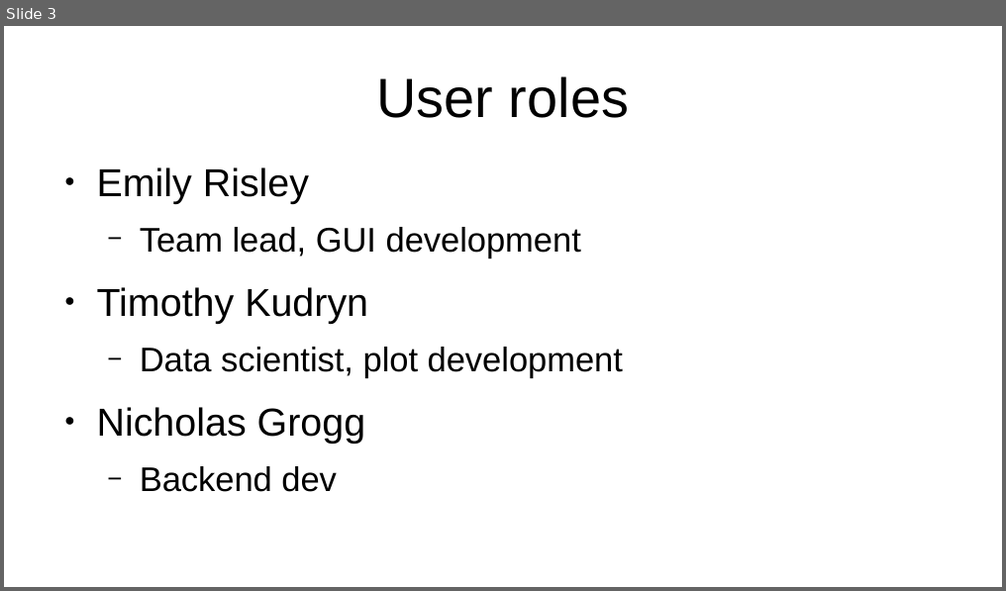
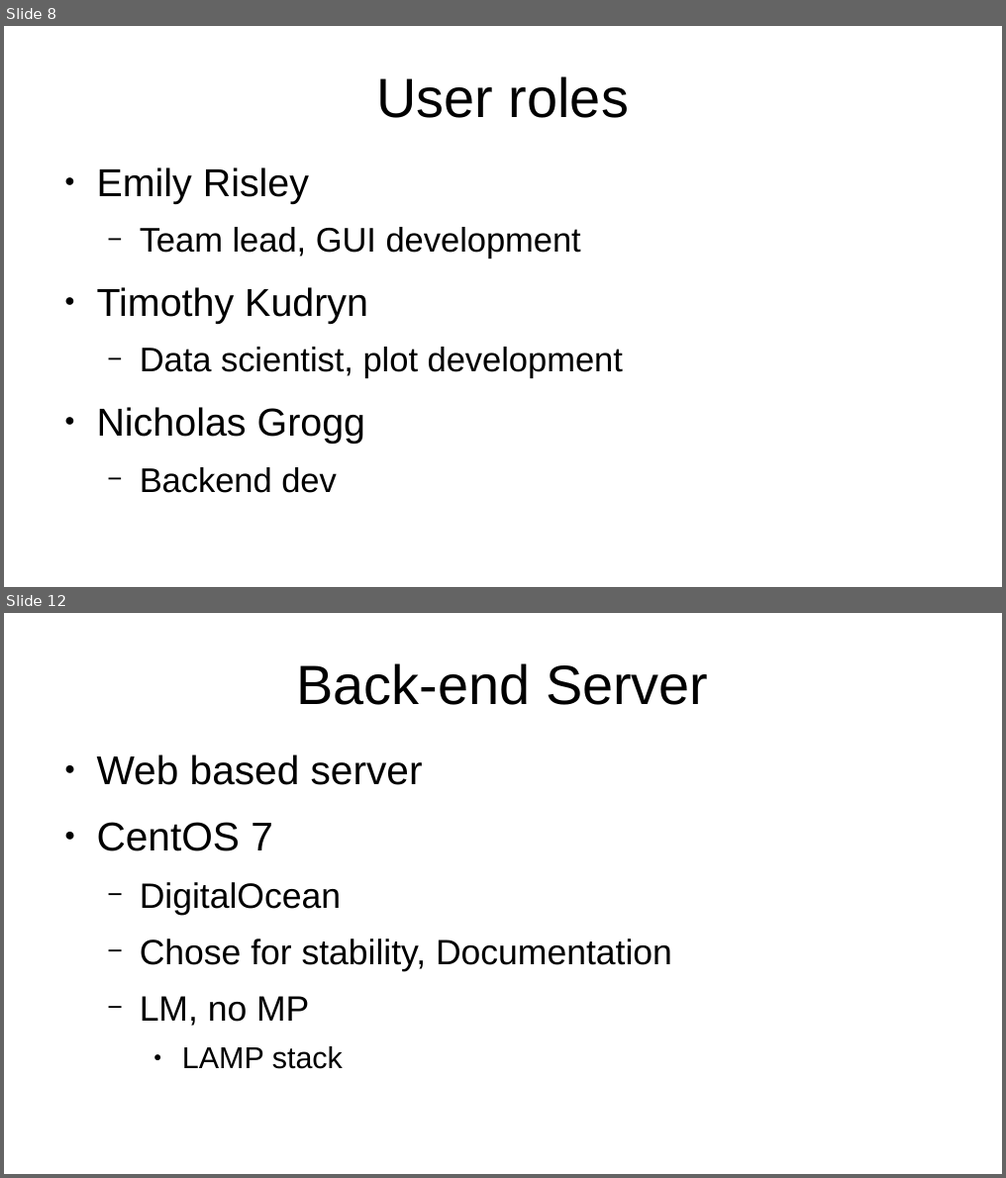
Before and after one commit to tkudryn/cs450-final, a slide deck: final/presentation.pptx. Shown one above the other, each under a label of ours: slide 3 before the commit, slides 8 and 12 after it; the slides between them are not shown. The pictures are 1006x591 and 1006x1178 pixels, drawn with LibreOffice and Linux fonts; fonts in the diff are those of the drawing. Boxes give left, top, right and bottom in pixels: in the first picture for what was removed or moved away, otherwise in the second. Text is boxed around its words. In the diff, an @@ line names an element or a change of style, - is before the commit and + after.

```diff
--- a/final/presentation.pptx
+++ b/final/presentation.pptx
@@ slide 12 added at bbox=[4, 613, 1002, 1174], background #FFFFFF @@
@@ text added at bbox=[297, 663, 708, 705], 44 pt, text #000000 @@
+Back-end Server
@@ text added at bbox=[97, 755, 672, 1069], 28 pt, text #000000 @@
+● Web based server
+● CentOS 7
+  − DigitalOcean
+  − Chose for stability, Documentation
+  − LM, no MP
+    ● LAMP stack
@@ what was slide 3 is now slide 8 @@
```
Also in this commit, not shown: 10 other slides added.
